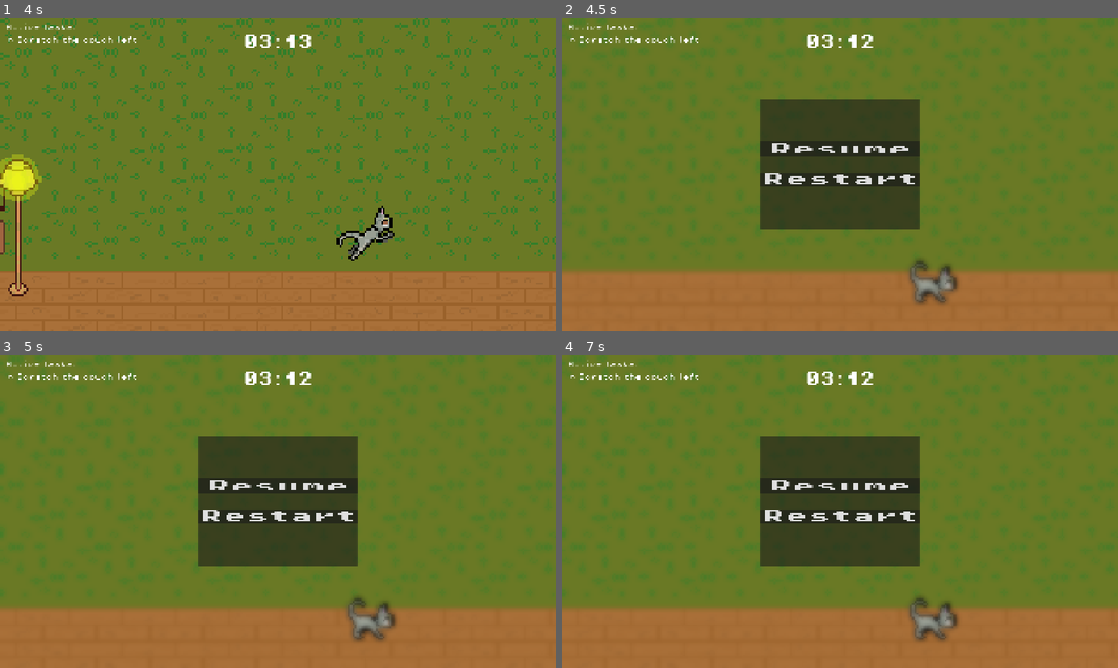
Above: before the commit, frames 1-4 (two rows, left to right).
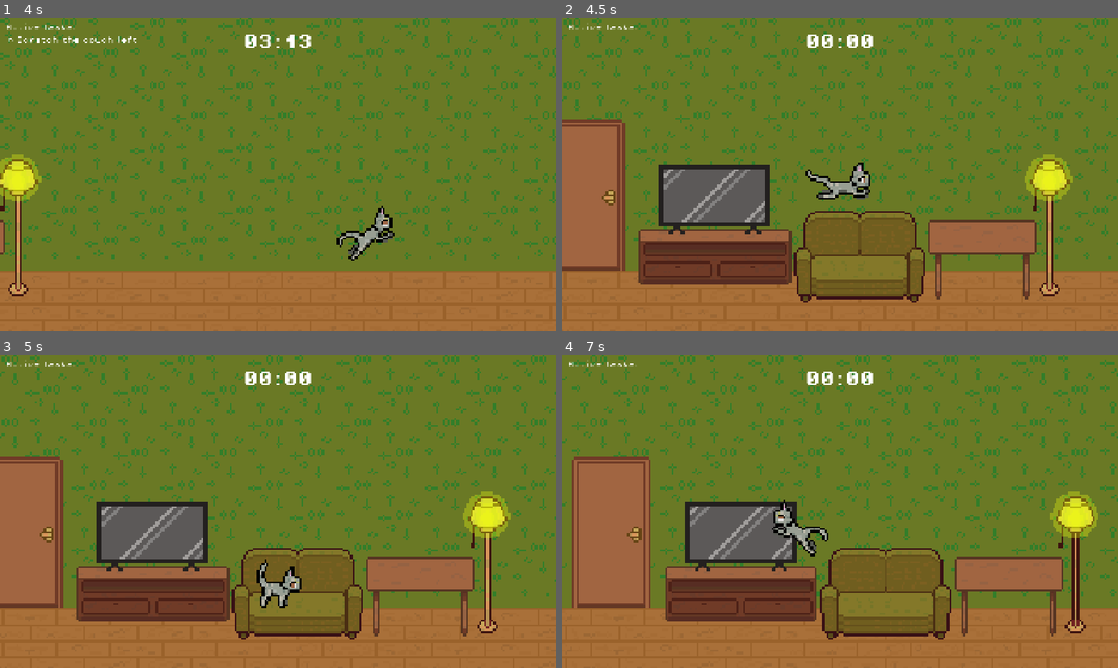
Above: after the commit, the same moments.

Repository: Treno1/NaughtyCat
Game: Godot game, scene res://scenes/lvl1.tscn
The game is run twice, just before and just after one commit, with the same random seed, the same clock (stepped at 60 frames per second) and the same inputs.
Inputs (mouse positions are in pixels of both pictures, inside the frame that each line leads up to):
- Up to frame 1 (4 s): hold D (move_right) 0.53-2.03 s; tap E (interact) every 0.75 s from 0.6 to 3.6 s; tap Space (jump) at 0.77, 1.52, 3.02, 3.77 s; hold A (move_left) 2.03-2.78 s; hold D (move_right) from 2.78 s (still down)
- Up to frame 2 (4.5 s): tap Escape (esc) at 4.15 s; release D (move_right) at 4.25 s; click "Restart" at 4.25 s
- Up to frame 3 (5 s): no input
- Up to frame 4 (7 s): click (840, 517) at 5 s, where only the run before the commit has a clickable "Restart"; click (840, 517) at 5.75 s, where only the run before the commit has a clickable "Restart"; hold A (move_left) from 6.53 s (still down); tap E (interact) at 6.6 s; tap Space (jump) at 6.77 s

Frame 1 is identical in both runs. In frame 2, 40% of the frame differs, in the area x 0-100%, y 0-92%; in frame 3, 40%; in frame 4, 40%.

Commit message:
Pause menu fix

Diff:
--- a/scenes/lvl1.tscn
+++ b/scenes/lvl1.tscn
@@ -97,6 +97,8 @@
 
 [node name="Lvl1" type="Node2D"]
 
+[node name="IngameUI" parent="." instance=ExtResource("2_28l0p")]
+
 [node name="CanvasLayer" type="CanvasLayer" parent="."]
 
 [node name="PauseMenu" parent="CanvasLayer" instance=ExtResource("1_2tpkn")]
@@ -108,8 +110,6 @@
 script = ExtResource("2_yq2hi")
 tasks = Array[ExtResource("3_2tpkn")]([SubResource("Resource_6oc1e")])
 timer_limit_seconds = 197
-
-[node name="IngameUI" parent="." instance=ExtResource("2_28l0p")]
 
 [node name="RoomBG" type="Sprite2D" parent="."]
 position = Vector2(206, 20)
--- a/scenes/pause_menu.tscn
+++ b/scenes/pause_menu.tscn
@@ -3,6 +3,64 @@
 [ext_resource type="Script" uid="uid://df408n1w047tj" path="res://scripts/pause_menu.gd" id="1_kukqi"]
 [ext_resource type="Shader" uid="uid://bxlxhmemebodt" path="res://scenes/pause_menu.gdshader" id="1_myx47"]
 [ext_resource type="FontFile" uid="uid://bpcpm71ca1l1j" path="res://assets/fonts/PixelOperator8-Bold.ttf" id="1_n87rw"]
+
+[sub_resource type="Animation" id="Animation_7l7mv"]
+length = 0.001
+tracks/0/type = "bezier"
+tracks/0/imported = false
+tracks/0/enabled = true
+tracks/0/path = NodePath("ColorRect:material:shader_parameter/lod")
+tracks/0/interp = 1
+tracks/0/loop_wrap = true
+tracks/0/keys = {
+"handle_modes": PackedInt32Array(0),
+"points": PackedFloat32Array(0, -0.15, 0, 0.15, 0),
+"times": PackedFloat32Array(0)
+}
+tracks/1/type = "bezier"
+tracks/1/imported = false
+tracks/1/enabled = true
+tracks/1/path = NodePath("PanelContainer:modulate:r")
+tracks/1/interp = 1
+tracks/1/loop_wrap = true
+tracks/1/keys = {
+"handle_modes": PackedInt32Array(0),
+"points": PackedFloat32Array(1, -0.15, 0, 0.15, 0),
+"times": PackedFloat32Array(0)
+}
+tracks/2/type = "bezier"
+tracks/2/imported = false
+tracks/2/enabled = true
+tracks/2/path = NodePath("PanelContainer:modulate:g")
+tracks/2/interp = 1
+tracks/2/loop_wrap = true
+tracks/2/keys = {
+"handle_modes": PackedInt32Array(0),
+"points": PackedFloat32Array(1, -0.15, 0, 0.15, 0),
+"times": PackedFloat32Array(0)
+}
+tracks/3/type = "bezier"
+tracks/3/imported = false
+tracks/3/enabled = true
+tracks/3/path = NodePath("PanelContainer:modulate:b")
+tracks/3/interp = 1
+tracks/3/loop_wrap = true
+tracks/3/keys = {
+"handle_modes": PackedInt32Array(0),
+"points": PackedFloat32Array(1, -0.15, 0, 0.15, 0),
+"times": PackedFloat32Array(0)
+}
+tracks/4/type = "bezier"
+tracks/4/imported = false
+tracks/4/enabled = true
+tracks/4/path = NodePath("PanelContainer:modulate:a")
+tracks/4/interp = 1
+tracks/4/loop_wrap = true
+tracks/4/keys = {
+"handle_modes": PackedInt32Array(0),
+"points": PackedFloat32Array(0, -0.15, 0, 0.15, 0),
+"times": PackedFloat32Array(0)
+}
 
 [sub_resource type="Animation" id="Animation_5d2l8"]
 resource_name = "blur"
@@ -63,64 +121,6 @@
 "times": PackedFloat32Array(0, 0.3)
 }
 
-[sub_resource type="Animation" id="Animation_7l7mv"]
-length = 0.001
-tracks/0/type = "bezier"
-tracks/0/imported = false
-tracks/0/enabled = true
-tracks/0/path = NodePath("ColorRect:material:shader_parameter/lod")
-tracks/0/interp = 1
-tracks/0/loop_wrap = true
-tracks/0/keys = {
-"handle_modes": PackedInt32Array(0),
-"points": PackedFloat32Array(0, -0.15, 0, 0.15, 0),
-"times": PackedFloat32Array(0)
-}
-tracks/1/type = "bezier"
-tracks/1/imported = false
-tracks/1/enabled = true
-tracks/1/path = NodePath("PanelContainer:modulate:r")
-tracks/1/interp = 1
-tracks/1/loop_wrap = true
-tracks/1/keys = {
-"handle_modes": PackedInt32Array(0),
-"points": PackedFloat32Array(1, -0.15, 0, 0.15, 0),
-"times": PackedFloat32Array(0)
-}
-tracks/2/type = "bezier"
-tracks/2/imported = false
-tracks/2/enabled = true
-tracks/2/path = NodePath("PanelContainer:modulate:g")
-tracks/2/interp = 1
-tracks/2/loop_wrap = true
-tracks/2/keys = {
-"handle_modes": PackedInt32Array(0),
-"points": PackedFloat32Array(1, -0.15, 0, 0.15, 0),
-"times": PackedFloat32Array(0)
-}
-tracks/3/type = "bezier"
-tracks/3/imported = false
-tracks/3/enabled = true
-tracks/3/path = NodePath("PanelContainer:modulate:b")
-tracks/3/interp = 1
-tracks/3/loop_wrap = true
-tracks/3/keys = {
-"handle_modes": PackedInt32Array(0),
-"points": PackedFloat32Array(1, -0.15, 0, 0.15, 0),
-"times": PackedFloat32Array(0)
-}
-tracks/4/type = "bezier"
-tracks/4/imported = false
-tracks/4/enabled = true
-tracks/4/path = NodePath("PanelContainer:modulate:a")
-tracks/4/interp = 1
-tracks/4/loop_wrap = true
-tracks/4/keys = {
-"handle_modes": PackedInt32Array(0),
-"points": PackedFloat32Array(0, -0.15, 0, 0.15, 0),
-"times": PackedFloat32Array(0)
-}
-
 [sub_resource type="AnimationLibrary" id="AnimationLibrary_v4r4p"]
 _data = {
 &"RESET": SubResource("Animation_7l7mv"),
@@ -165,6 +165,7 @@
 grow_vertical = 2
 
 [node name="PanelContainer" type="PanelContainer" parent="."]
+process_mode = 2
 modulate = Color(1, 1, 1, 0)
 layout_mode = 1
 anchors_preset = -1
@@ -189,13 +190,11 @@
 theme_override_constants/separation = 100
 
 [node name="Resume" type="Button" parent="PanelContainer/VBoxContainer"]
-process_mode = 3
 layout_mode = 2
 text = "Resume
 "
 
 [node name="Restart" type="Button" parent="PanelContainer/VBoxContainer"]
-process_mode = 3
 layout_mode = 2
 text = "Restart"
 
